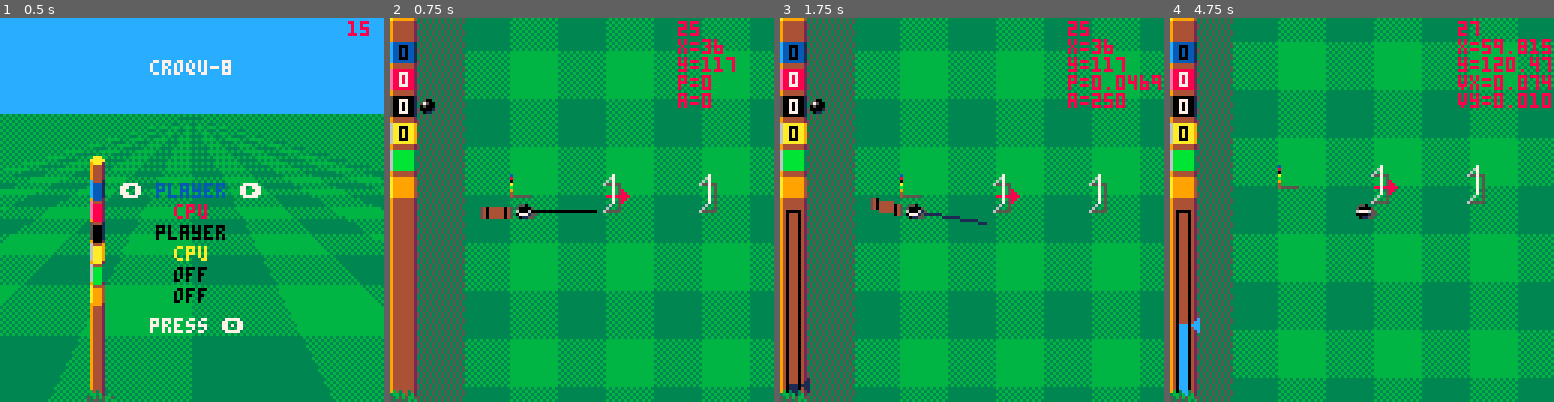
Above: before the commit, frames 1-4 (left to right).
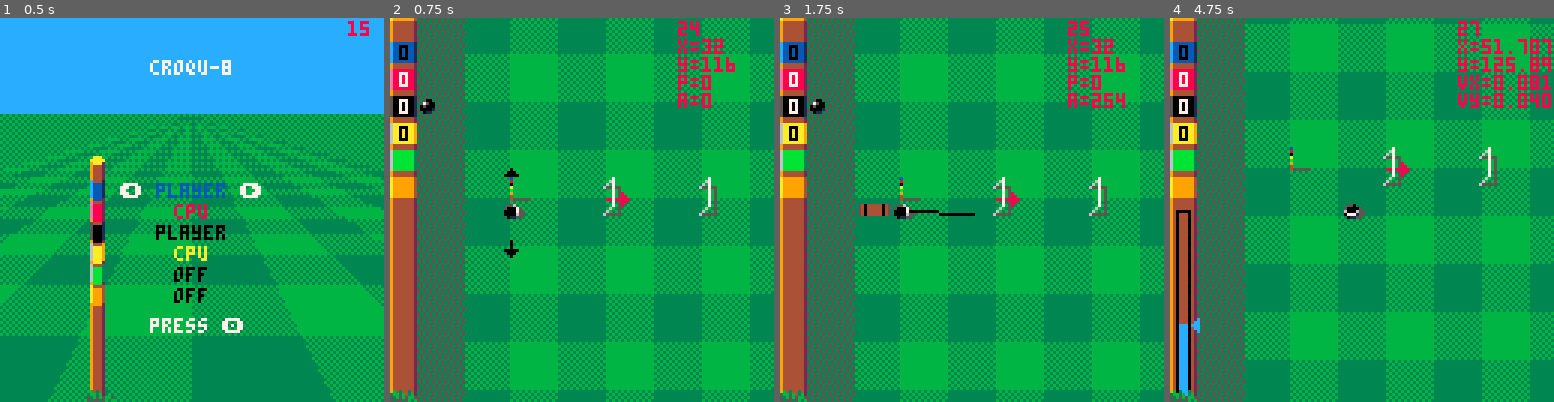
Above: after the commit, the same moments.

Repository: Joeltronics/croqu-8
Game: PICO-8 cartridge croquet.p8
The game is run twice, just before and just after one commit, with the same random seed, the same clock (stepped at 60 frames per second) and the same inputs.
Inputs:
- Up to frame 1 (0.5 s): tap X (X key) at 0.33 s
- Up to frame 2 (0.75 s): tap O (Z key) at 0.7 s
- Up to frame 3 (1.75 s): tap X (X key) at 1.07 s; hold Right from 1.6 s (still down); tap O (Z key) at 1.7 s
- Up to frame 4 (4.75 s): tap X (X key) at 1.85, 2.97, 4.08 s; release Right at 2.1 s; tap O (Z key) every 0.4 s from 2.1 to 4.5 s; hold Up 2.15-2.42 s; hold Right 2.47-3.03 s; hold Left 3.08-3.58 s; hold Down 3.63-3.97 s; hold Right 4.02-4.68 s; hold Up from 4.73 s (still down)

Frame 1 is identical in both runs. In frame 2, 3.8% of the frame differs, in the area x 20-100%, y 0-97%; in frame 3, 5.0%; in frame 4, 24%, in the area x 16-100%, y 0-100%.

Commit message:
Select starting location

Diff:
--- a/croquet.p8
+++ b/croquet.p8
@@ -492,6 +492,22 @@
 	assert(false, "resolve_all_static_collisions hit iteration limit")
 end
 
+function any_collisions_for_ball(ball)
+	for w in all(WICKET_COLLISION_POINTS) do
+		local dx, dy = ball.x - w.x, ball.y - w.y
+		local d2 = distance_squared(dx, dy)
+		if (d2 and d2 <= BALL_POLE_D2) return true
+	end
+	for b in all(balls) do
+		if b != ball then
+			local dx, dy = ball.x - b.x, ball.y - b.y
+			local d2 = distance_squared(dx, dy)
+			if (d2 and d2 <= BALL_D2) return true
+		end
+	end
+	return false
+end
+
 function resolve_all_static_collisions_for_ball(ball)
 
 	local x_orig, y_orig, stuck_counter = ball.x, ball.y, 0
@@ -602,6 +618,8 @@
 
 		game_started = true
 	end
+
+	cpu_update = stat(1)
 end
 
 function draw_title_screen()
@@ -1128,9 +1146,14 @@
 function reset_ball(player)
 	local palette = player.palette
 
-	player.ball = {
-		x=WICKETS[1][1] + 4,
-		y=WICKETS[1][2] + 5,
+	player.selected_starting_point = false
+
+	local y = WICKETS[1][2] + 4
+	if (player.cpu) y = WICKETS[1][2] - 4
+
+	local ball = {
+		x=WICKETS[1][1],
+		y=y,
 		vx=0,
 		vy=0,
 		color=palette[8],
@@ -1138,13 +1161,17 @@
 		last_wicket_idx=1,
 		collisions={},
 	}
+	player.ball = ball
 
 	balls = {}
 	for p in all(players) do
 		if (p.ball) add(balls, p.ball)
 	end
 
-	resolve_all_static_collisions_for_ball(player.ball)
+	local dy = 1
+	while any_collisions_for_ball(ball) do
+		ball.y += dy
+	end
 end
 
 function add_wicket_collision_points(idx, wicket)
@@ -1172,17 +1199,18 @@
 	for idx = 1,#PALETTES do
 		local palette = PALETTES[idx]
 		add(players, {
-			ball=nil,
-			enabled=idx <= 4,
-			cpu=idx % 2 == 0,
-			cpu_target=nil,
+			enabled=idx <= 4, -- Default to 4 players
+			cpu=idx % 2 == 0, -- Default to 2 CPU players (alternating)
 			palette=palette,
 			color_main=palette[8],
 			color_light=palette[14],
 			color_dark=palette[2],
+			ball=nil,
+			selected_starting_point=false,
 			last_wicket_idx=1,
 			shots=0,
 			bonus_shots=nil,
+			cpu_target=nil,
 		})
 	end
 
@@ -1267,7 +1295,12 @@
 				if (key == '8') player.bonus_shots = 0
 				if (key == '9') player.bonus_shots = 1
 				if (key == '0') player.bonus_shots = 2
-				if (key == ']') next_player()
+
+				if key == ']' then
+					next_player()
+					player = players[player_idx]
+					player_ball = player.ball
+				end
 
 				local moved = false
 
@@ -1295,160 +1328,165 @@
 
 	if not game_started then
 		update_title_screen()
-		return
-	end
-
-	if player.cpu then
-		-- CPU logic
-
-		op, x, left, right, up, down = false, false, false, false, false, false
-
-		if moving_cooldown <= 0 and not debug_pause_physics then
-
-			if (not player.cpu_target) set_cpu_target()
-
-			if shot_power_change == 0 then
-				local angle_err = ((shot_angle - player.cpu_target.angle + 0.5) % 1.0) - 0.5
-				if angle_err >= ANGLE_STEP then
-					right = true
-				elseif angle_err <= -ANGLE_STEP then
-					left = true
+
+	elseif not player.selected_starting_point then
+		update_select_starting_point()
+
+	else
+		-- TODO: refactor into function
+
+		if player.cpu then
+			-- CPU logic
+
+			op, x, left, right, up, down = false, false, false, false, false, false
+
+			if moving_cooldown <= 0 and not debug_pause_physics then
+
+				if (not player.cpu_target) set_cpu_target()
+
+				if shot_power_change == 0 then
+					local angle_err = ((shot_angle - player.cpu_target.angle + 0.5) % 1.0) - 0.5
+					if angle_err >= ANGLE_STEP then
+						right = true
+					elseif angle_err <= -ANGLE_STEP then
+						left = true
+					else
+						op = true  -- Start shot
+					end
+				elseif shot_power >= min(1, player.cpu_target.power) then
+					op = true  -- Finish shot
+				end
+			end
+		end
+
+		if moving_cooldown <= 0 then
+
+			if op then
+				if shot_power_change > 0 then
+					-- Shot power meter rising
+					launch_ball()
+					shot_power_change = 0
+				elseif shot_power_change < 0 then
+					-- Shot power meter falling
+					launch_ball()
+					shot_power_change = 0
 				else
-					op = true  -- Start shot
+					-- Shot power = 0, start shot power meter
+					shot_power_change = SHOT_POWER_METER_RATE
 				end
-			elseif shot_power >= min(1, player.cpu_target.power) then
-				op = true  -- Finish shot
-			end
-		end
-	end
-
-	if moving_cooldown <= 0 then
-
-		if op then
-			if shot_power_change > 0 then
-				-- Shot power meter rising
-				launch_ball()
+
+				if shot_power_change == 0 then
+					-- Re-enable key repeat
+					poke(0x5f5c, 0)
+					poke(0x5f5d, 0)
+				else
+					-- Disable key repeat
+					poke(0x5f5c, 255)
+					poke(0x5f5d, 255)
+				end
+			end
+
+			shot_power += shot_power_change
+
+			if shot_power >= 1 then
+				shot_power_change = SHOT_POWER_METER_FALL_RATE
+				shot_power_over = true
+			elseif shot_power <= 0 then
 				shot_power_change = 0
-			elseif shot_power_change < 0 then
-				-- Shot power meter falling
-				launch_ball()
-				shot_power_change = 0
-			else
-				-- Shot power = 0, start shot power meter
-				shot_power_change = SHOT_POWER_METER_RATE
-			end
-
-			if shot_power_change == 0 then
-				-- Re-enable key repeat
-				poke(0x5f5c, 0)
-				poke(0x5f5d, 0)
-			else
-				-- Disable key repeat
-				poke(0x5f5c, 255)
-				poke(0x5f5d, 255)
-			end
-		end
-
-		shot_power += shot_power_change
-
-		if shot_power >= 1 then
-			shot_power_change = SHOT_POWER_METER_FALL_RATE
-			shot_power_over = true
-		elseif shot_power <= 0 then
-			shot_power_change = 0
-			shot_power_over = false
-		end
-
-		shot_power = clip_num(shot_power, 0, 1)
-	end
-
-	for ball in all(balls) do
-		ball.collisions = {}
-	end
-
-	if moving_cooldown > 0 then
-
-		if (not debug_pause_physics) or op then
-
-			-- Process physics
-
-			moving_cooldown -= 1
-
-			-- TODO optimization: keep a list of moving players, only iterate those
-			-- TODO optimization: when looping through each ball, make a list of close players & wickets
-			-- (with simpler check, e.g. abs(dx)+abs(dy)), then these are the only ones that get checked for collisions
-
-			for ball in all(balls) do
-				ball.x_prev = ball.x
-				ball.y_prev = ball.y
-			end
-
-			for idx=1,COLLISION_CHECK_DIVISIONS do
+				shot_power_over = false
+			end
+
+			shot_power = clip_num(shot_power, 0, 1)
+		end
+
+		for ball in all(balls) do
+			ball.collisions = {}
+		end
+
+		if moving_cooldown > 0 then
+
+			if (not debug_pause_physics) or op then
+
+				-- Process physics
+
+				moving_cooldown -= 1
+
+				-- TODO optimization: keep a list of moving players, only iterate those
+				-- TODO optimization: when looping through each ball, make a list of close players & wickets
+				-- (with simpler check, e.g. abs(dx)+abs(dy)), then these are the only ones that get checked for collisions
+
+				for ball in all(balls) do
+					ball.x_prev = ball.x
+					ball.y_prev = ball.y
+				end
+
+				for idx=1,COLLISION_CHECK_DIVISIONS do
+					for ball in all(balls) do
+						if ball.vx != 0 or ball.vy != 0 then
+							ball.x += ball.vx / COLLISION_CHECK_DIVISIONS
+							ball.y += ball.vy / COLLISION_CHECK_DIVISIONS
+						end
+					end
+					if (collisions()) moving_cooldown = MOVING_COOLDOWN_FRAMES
+				end
+
 				for ball in all(balls) do
 					if ball.vx != 0 or ball.vy != 0 then
-						ball.x += ball.vx / COLLISION_CHECK_DIVISIONS
-						ball.y += ball.vy / COLLISION_CHECK_DIVISIONS
+
+						local drag = DRAG
+						if (ball.x < ROUGH or ball.y < ROUGH or ball.x >= WIDTH-ROUGH or ball.y >= HEIGHT-ROUGH) drag = DRAG_ROUGH
+
+						ball.vx *= drag
+						ball.vy *= drag
+
+						local v2 = ball.vx*ball.vx + ball.vy*ball.vy
+						if (v2 <= V2_STOP_THRESH) then
+							-- Stop ball
+
+							-- Move ball slightly when it stops
+							-- TODO: Add ball spin, and make this depend on it
+							ball.x = round(ball.x + rnd(2*BALL_STOP_RANDOM_MOVEMENT) - BALL_STOP_RANDOM_MOVEMENT)
+							ball.y = round(ball.y + rnd(2*BALL_STOP_RANDOM_MOVEMENT) - BALL_STOP_RANDOM_MOVEMENT)
+							ball.vx, ball.vy = 0, 0
+						end
+						moving_cooldown = MOVING_COOLDOWN_FRAMES
 					end
 				end
-				if (collisions()) moving_cooldown = MOVING_COOLDOWN_FRAMES
-			end
-
-			for ball in all(balls) do
-				if ball.vx != 0 or ball.vy != 0 then
-
-					local drag = DRAG
-					if (ball.x < ROUGH or ball.y < ROUGH or ball.x >= WIDTH-ROUGH or ball.y >= HEIGHT-ROUGH) drag = DRAG_ROUGH
-
-					ball.vx *= drag
-					ball.vy *= drag
-
-					local v2 = ball.vx*ball.vx + ball.vy*ball.vy
-					if (v2 <= V2_STOP_THRESH) then
-						-- Stop ball
-
-						-- Move ball slightly when it stops
-						-- TODO: Add ball spin, and make this depend on it
-						ball.x = round(ball.x + rnd(2*BALL_STOP_RANDOM_MOVEMENT) - BALL_STOP_RANDOM_MOVEMENT)
-						ball.y = round(ball.y + rnd(2*BALL_STOP_RANDOM_MOVEMENT) - BALL_STOP_RANDOM_MOVEMENT)
-						ball.vx, ball.vy = 0, 0
-					end
-					moving_cooldown = MOVING_COOLDOWN_FRAMES
+			end
+
+			for player in all(players) do
+				check_wickets(player)
+			end
+
+			-- TODO: If player's ball isn't moving but another is, make camera follow that one instead
+			camera_x = player_ball.x
+			camera_y = player_ball.y
+
+			if moving_cooldown <= 0 then
+				if (player.shots + (player.bonus_shots or 0)) <= 0 then
+					next_player()
+				else
+					next_shot_same_player()
 				end
 			end
-		end
-
-		for player in all(players) do
-			check_wickets(player)
-		end
-
-		-- TODO: If player's ball isn't moving but another is, make camera follow that one instead
-		camera_x = player_ball.x
-		camera_y = player_ball.y
-
-		if moving_cooldown <= 0 then
-			if (player.shots + (player.bonus_shots or 0)) <= 0 then
-				next_player()
+
+		else
+			if x then
+				if (left)  camera_x -= 4
+				if (right) camera_x += 4
+				if (up)    camera_y -= 4
+				if (down)  camera_y += 4
 			else
-				next_shot_same_player()
-			end
-		end
-
-	else
-		if x then
-			if (left)  camera_x -= 4
-			if (right) camera_x += 4
-			if (up)    camera_y -= 4
-			if (down)  camera_y += 4
-		else
-			camera_x = player.ball.x
-			camera_y = player.ball.y
-			if shot_power_change == 0 then
-				if (left)  shot_angle += ANGLE_STEP
-				if (right) shot_angle -= ANGLE_STEP
-			end
-		end
-
-		shot_angle = round((shot_angle * 256) % 256) / 256
+				camera_x = player.ball.x
+				camera_y = player.ball.y
+				if shot_power_change == 0 then
+					if (left)  shot_angle += ANGLE_STEP
+					if (right) shot_angle -= ANGLE_STEP
+				end
+			end
+
+			shot_angle = round((shot_angle * 256) % 256) / 256
+		end
 	end
 
 	moving_cooldown = max(moving_cooldown, 0)
@@ -1456,6 +1494,46 @@
 	camera_y = clip_num(camera_y, 64, HEIGHT-64)
 
 	cpu_update = stat(1)
+end
+
+function update_select_starting_point()
+	local player = players[player_idx]
+	local player_ball = player.ball, btnp(4)
+	local left, right, up, down
+
+	assert(player_ball)
+
+	if player.cpu then
+		player.selected_starting_point = true
+		camera_x, camera_y = player_ball.x, player_ball.y
+
+	elseif btn(5) then
+		-- X
+		-- TODO: consolidate this with the logic in _update60()
+		local left, right, up, down = btn(0), btn(1), btn(2), btn(3)
+		if (left)  camera_x -= 4
+		if (right) camera_x += 4
+		if (up)    camera_y -= 4
+		if (down)  camera_y += 4
+	else
+		local up, down, o = btnp(2), btnp(3), btnp(4)
+
+		local dy = 0
+		if (up)    dy -= 1
+		if (down)  dy += 1
+
+		if dy != 0 then
+			player_ball.y += dy
+			while any_collisions_for_ball(player_ball) do
+				player_ball.y += dy
+			end
+		end
+
+		-- O
+		if (o) player.selected_starting_point = true
+
+		camera_x, camera_y = player_ball.x, player_ball.y
+	end
 end
 
 function draw_shot()
@@ -1594,6 +1672,7 @@
 	end
 
 	local player, sprites, x, y = players[player_idx], {}
+	local player_ball = players[player_idx].ball
 	local next_wicket = WICKETS[player.last_wicket_idx + 1]
 
 	camera(round(camera_x - 64), round(camera_y - 64))
@@ -1661,7 +1740,17 @@
 	end
 	spr(3, x, y, 1, 1, next_wicket.reverse)
 
-	if (moving_cooldown <= 0) draw_shot()
+	--
+	-- Starting point area
+	--
+
+	if not player.selected_starting_point then
+		local x, y = player_ball.x - 3, player_ball.y - 3
+		spr(5, x, y - 12)
+		spr(5, x, y + 12, 1, 1, false, true)
+	elseif moving_cooldown <= 0 then
+		draw_shot()
+	end
 
 	--
 	-- Balls & wickets - stuff where Z-order matters
@@ -1796,7 +1885,6 @@
 		-- print('cpu:' .. round(cpu * 100) .. '=' .. round(cpu_update * 100) .. '+' .. round(cpu_draw * 100))
 		print(round(cpu * 100))
 
-		local player_ball = players[player_idx].ball
 		print('x=' .. player_ball.x)
 		print('y=' .. player_ball.y)
 		if (moving_cooldown <= 0) then
@@ -1836,14 +1924,14 @@
 end
 
 __gfx__
-00000000333333333333333333333333000000000000000000000000000000003333333333333333333333333333333333333333333333333333333333333333
-0000000033e8833333333333333338330000000000000000000000000000000033e6833333ee833333ee833333ee833333e6833333ee833333ee833333ee8333
-000000003e7e88333333333333333883000000000000000000000000000000003e8788333e8878333e8888333e7888333e8788333e8878333e8888333e788833
-0000000038e888333355553388888888000000000000000000000000000000003887883338878833367776333887883338878833388788333677763338878833
-00000000388882333555555333333883000000000000000000000000000000003887823338788233388882333888723338878233387882333888823338887233
-00000000338223333555555333333833000000000000000000000000000000003386233333822333338223333382233333862333338223333382233333822333
-00000000333333333355553333333333000000000000000000000000000000003333333333333333333333333333333333333333333333333333333333333333
-00000000333333333333333333333333000000000000000000000000000000003333333333333333333333333333333333333333333333333333333333333333
+00000000333333333333333333333333333333333333333300000000000000003333333333333333333333333333333333333333333333333333333333333333
+0000000033e8833333333333333338333333033333303333000000000000000033e6833333ee833333ee833333ee833333e6833333ee833333ee833333ee8333
+000000003e7e88333333333333333883333300333300033300000000000000003e8788333e8878333e8888333e7888333e8788333e8878333e8888333e788833
+0000000038e888333355553388888888300000033000003300000000000000003887883338878833367776333887883338878833388788333677763338878833
+00000000388882333555555333333883333300333330333300000000000000003887823338788233388882333888723338878233387882333888823338887233
+00000000338223333555555333333833333303333330333300000000000000003386233333822333338223333382233333862333338223333382233333822333
+00000000333333333355553333333333333333333330333300000000000000003333333333333333333333333333333333333333333333333333333333333333
+00000000333333333333333333333333333333333333333300000000000000003333333333333333333333333333333333333333333333333333333333333333
 00000000333333333333333333333333000000000000000000000000f33333333333333333333333333333333333333333333333333333333333333333333333
 000000003333333333373333333733330000000000000000000000008333333333e6833333ee833333ee833333ee833333e6833333ee833333ee833333ee8333
 00000000333333333367333333373333000000000000000000000000033333333e7888333e8776333e777833367788333e8878333e8886333e88883336888833
